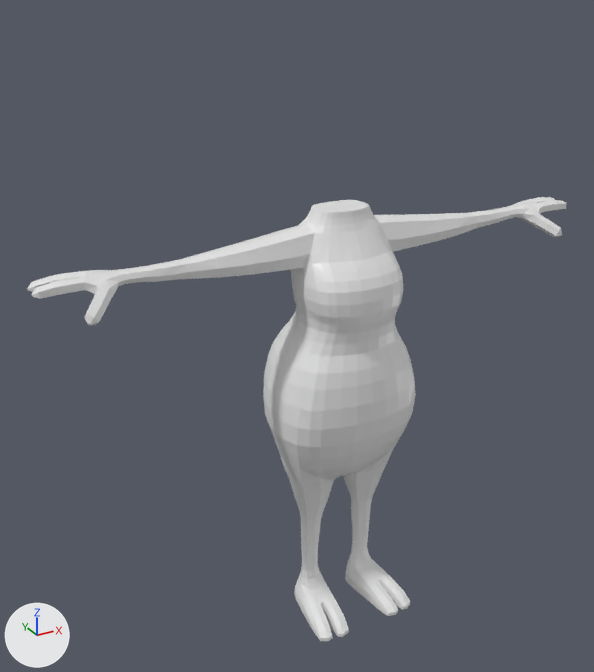
A saved change to the Blender file resources/meshes/characters/bellwether.blend.
One viewpoint serves both versions: a camera (50 mm lens) standing at (-1.303, -2.057, 2.104) and looking at (-0.148, 0.043, 1.054). Every picture has the same lights, and +X, +Y and +Z are marked at lower left.

The older version as bpy lines, for what is in view:
```python
me_cube = bpy.data.meshes.new('Cube')
me_cube.from_pydata(...)  # 732 vertices, 824 faces; spans x 0.0..0.942, y -0.217..0.254, z -0.99..0.458
me_cube.materials.append(mat_material)  # white #e7e7e7
ob_torso = bpy.data.objects.new('torso', me_cube)
ob_torso.location = (0.0, 0.0, 1.0)
_m = ob_torso.modifiers.new('Mirror', 'MIRROR')
```
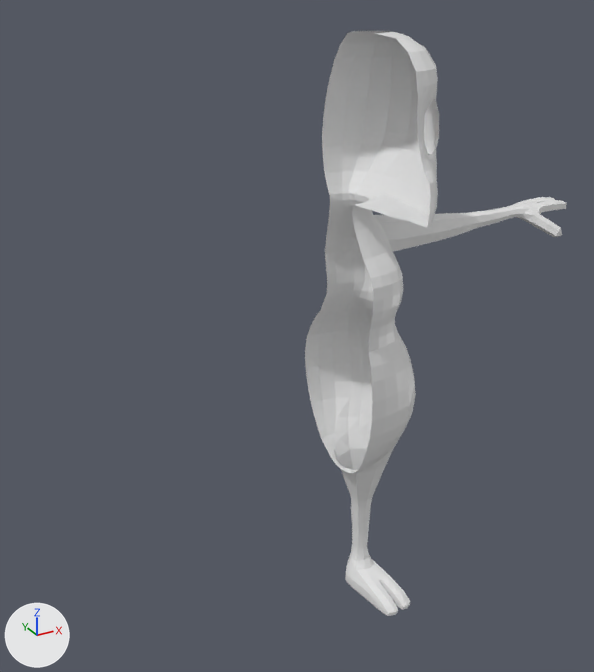
The change, as a list of edits to the scene's bpy script:
```text
Change me_cube:
    used by ob_torso; location = (0.0, 0.0, 1.0)
    remove me_cube.from_pydata(...)  # 732 vertices, 824 faces; spans x 0.0..0.942, y -0.217..0.254, z -0.99..0.458
    add me_cube.from_pydata(...)  # 1100 vertices, 1139 faces; spans x 0.0..0.942, y -0.4..0.254, z -0.99..0.961
    me_cube part 1: a new loose piece of 357 vertices spanning x 0.0..0.234, y -0.4..0.151, z 0.478..0.961, in mat_material (white #e7e7e7)
    me_cube part 2
    1 vertex is removed from x 0.0, y 0.033, z 0.458
    13 faces are deleted
    7 vertices in x 0.0..0.048, y 0.093..0.102, z 0.401..0.458 move by (0.0, 0.004, 0.0)
    4 vertices in x 0.0..0.083, y 0.004..0.111, z 0.371..0.458 move by (0.0, 0.001, 0.0)
    3 vertices in x 0.0, y 0.095..0.097, z 0.422..0.458 move by (0.0, 0.005, 0.0)
    5 vertices move from x 0.046..0.106, y 0.038..0.1, z 0.401..0.458 to x 0.046..0.103, y 0.033..0.103, z 0.401..0.458
    12 vertices are added at x 0.0..0.085, y -0.037..0.103, z 0.478
    11 new faces join them
Change ob_torso:
    remove _m = ob_torso.modifiers.new('Mirror', 'MIRROR')
```

Location of each change, [x1, y1, x2, y2] in pixels of the pictures (594 x 672 px; the box of a moved part takes in the faces that stretch with it):
'torso', reshaped, modifiers changed (51% narrower, 32% taller)
    before: [27, 197, 567, 641]
    after: [305, 31, 567, 616]
part 1 of me_cube, added
    after: [322, 31, 439, 227]
part 2 of me_cube, moved or reshaped
    before: [302, 200, 371, 229]
    after: [327, 193, 371, 234]
